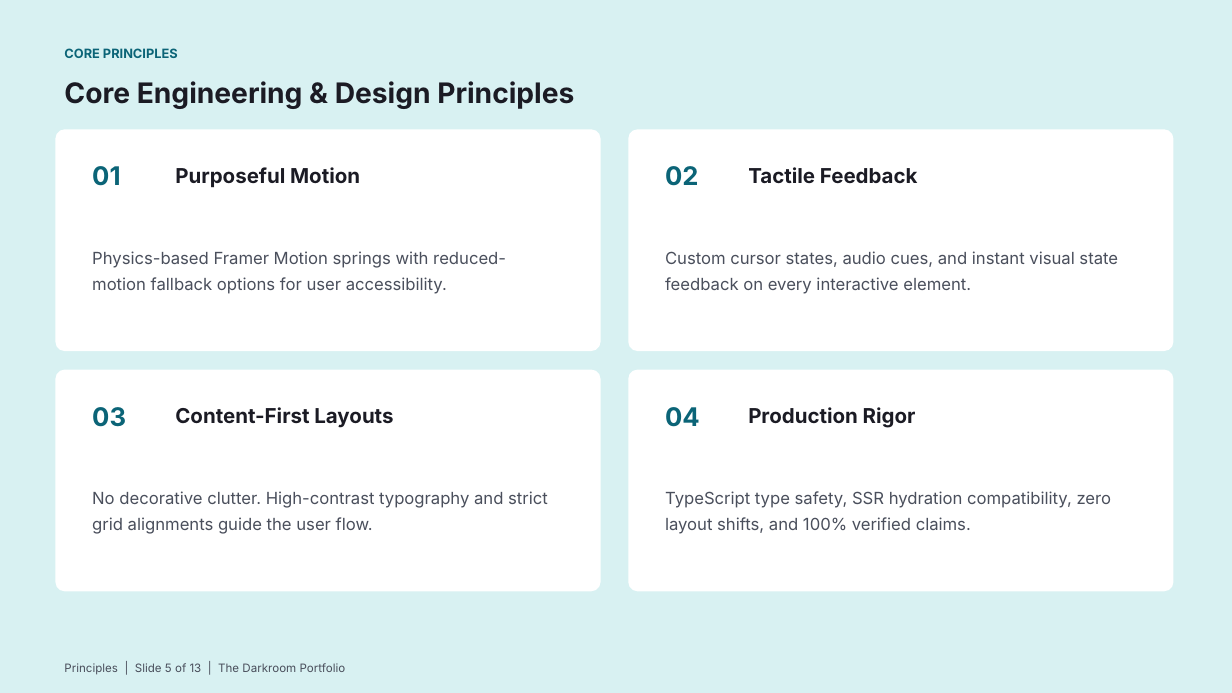
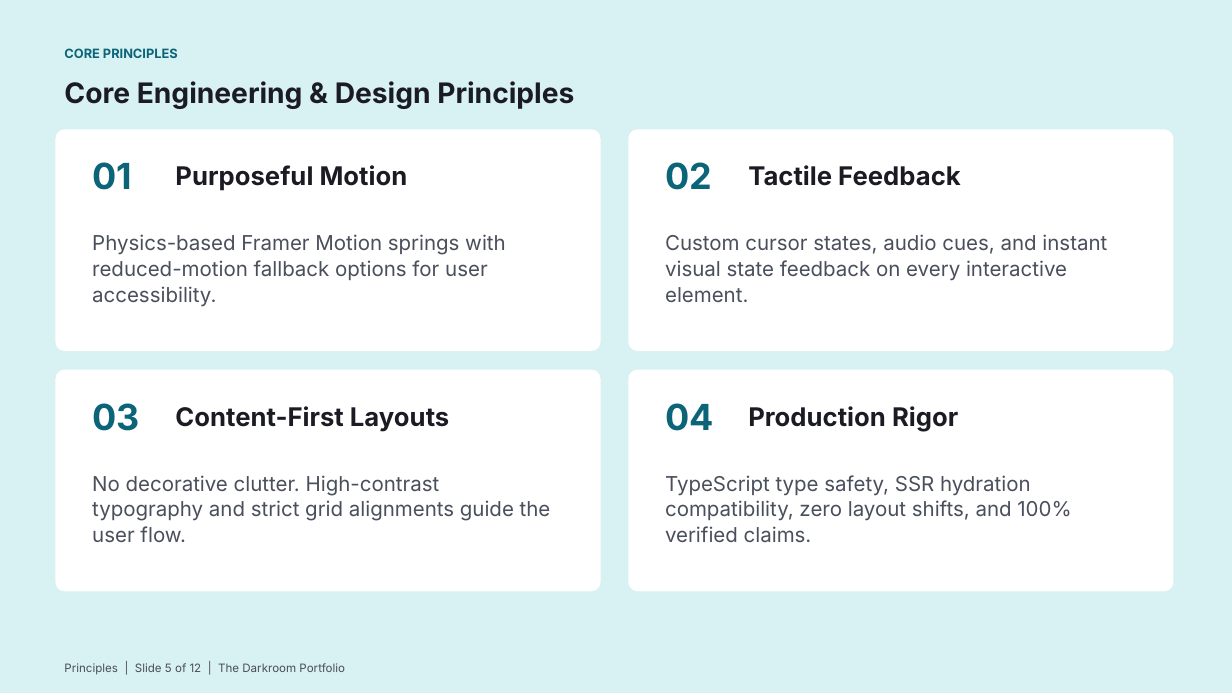
Before and after one commit to Yatin07/portfolio, a slide deck: slide 5 of Portfolio_Design_Deck.pptx. Drawn at 1232x693 pixels with LibreOffice and Linux fonts; fonts in the diff are those of the drawing. Boxes give left, top, right and bottom in pixels: in the first picture for what was removed or moved away, otherwise in the second. Text is boxed around its words. In the diff, an @@ line names an element or a change of style, - is before the commit and + after.

```diff
--- a/Portfolio_Design_Deck.pptx
+++ b/Portfolio_Design_Deck.pptx
@@ size 20 to 28 pt in 4 elements at (x1=92, y1=162, x2=132, y2=190), (x1=665, y1=162, x2=712, y2=190), (x1=92, y1=403, x2=139, y2=431), (x1=665, y1=403, x2=713, y2=431) @@
@@ size 16 to 20 pt in 4 elements at (x1=175, y1=165, x2=408, y2=191), (x1=748, y1=165, x2=961, y2=186), (x1=175, y1=406, x2=449, y2=431), (x1=748, y1=406, x2=958, y2=431) @@
@@ size 13 to 16 pt in 4 elements at (x1=92, y1=234, x2=506, y2=307), (x1=665, y1=234, x2=1107, y2=302), (x1=92, y1=475, x2=551, y2=542), (x1=665, y1=475, x2=1071, y2=542) @@
@@ text at (x1=64, y1=663, x2=345, y2=675): text changed @@
-Principles | Slide 5 of 13 | The Darkroom Portfolio
+Principles | Slide 5 of 12 | The Darkroom Portfolio
```
Also in this commit, not shown: 11 other slides changed, 1 slide removed, 2 other files.
